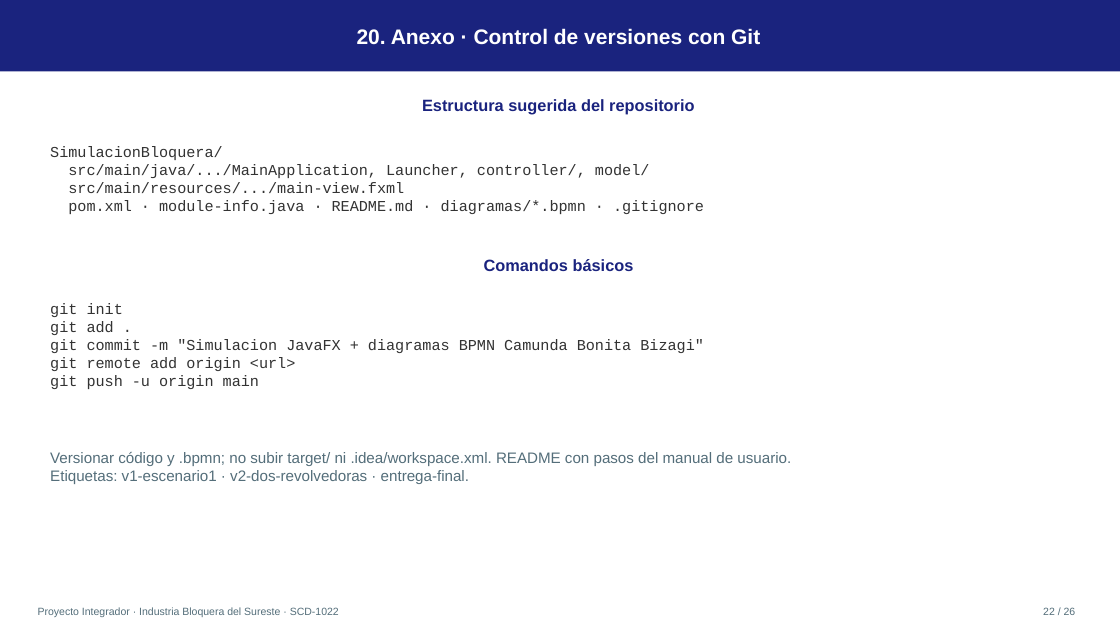
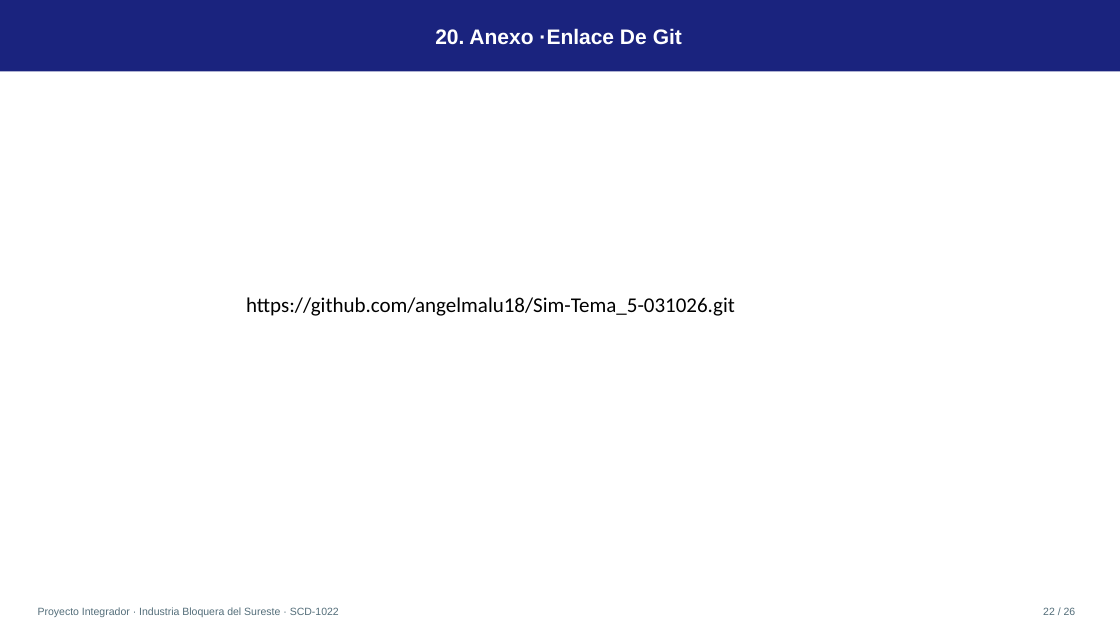
Before and after one commit to angelmalu18/Sim-Tema_5-031026, a slide deck: slide 22 of Actividad 5.1 ProyectoIntegrador_JoseGomez_Sim_5SM.pptx. Drawn at 1120x630 pixels with LibreOffice and Linux fonts; fonts in the diff are those of the drawing. Boxes give left, top, right and bottom in pixels: in the first picture for what was removed or moved away, otherwise in the second. Text is boxed around its words. In the diff, an @@ line names an element or a change of style, - is before the commit and + after.

```diff
--- a/Actividad 5.1 ProyectoIntegrador_JoseGomez_Sim_5SM.pptx
+++ b/Actividad 5.1 ProyectoIntegrador_JoseGomez_Sim_5SM.pptx
@@ text at [435,28,682,44]: text changed @@
-20. Anexo · Control de versiones con Git
+20. Anexo ·Enlace De Git
@@ text removed at [422,99,694,115] @@
-Estructura sugerida del repositorio
@@ text removed at [50,146,704,214] @@
-SimulacionBloquera/
-src/main/java/.../MainApplication, Launcher, controller/, model/
-src/main/resources/.../main-view.fxml
-pom.xml · module-info.java · README.md · diagramas/*.bpmn · .gitignore
@@ text removed at [484,259,634,271] @@
-Comandos básicos
@@ text added at [246,297,735,316], 18 pt, text #000000 @@
+https://github.com/angelmalu18/Sim-Tema_5-031026.git
@@ text removed at [50,303,704,389] @@
-git init
-git add .
-git commit -m "Simulacion JavaFX + diagramas BPMN Camunda Bonita Bizagi"
-git remote add origin <url>
-git push -u origin main
@@ text removed at [50,452,791,484] @@
-Versionar código y .bpmn; no subir target/ ni .idea/workspace.xml. README con pasos del manual de usuario.
-Etiquetas: v1-escenario1 · v2-dos-revolvedoras · entrega-final.
```
Also in this commit, not shown: 2 other slides changed, 1 other file.
